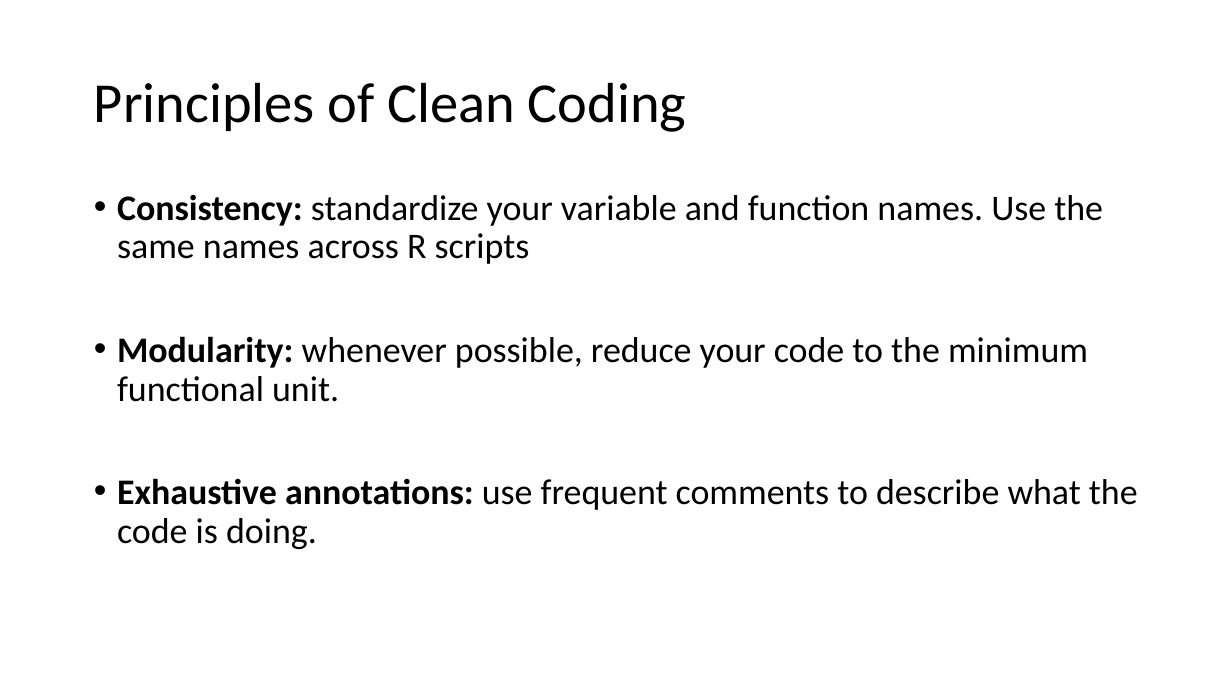
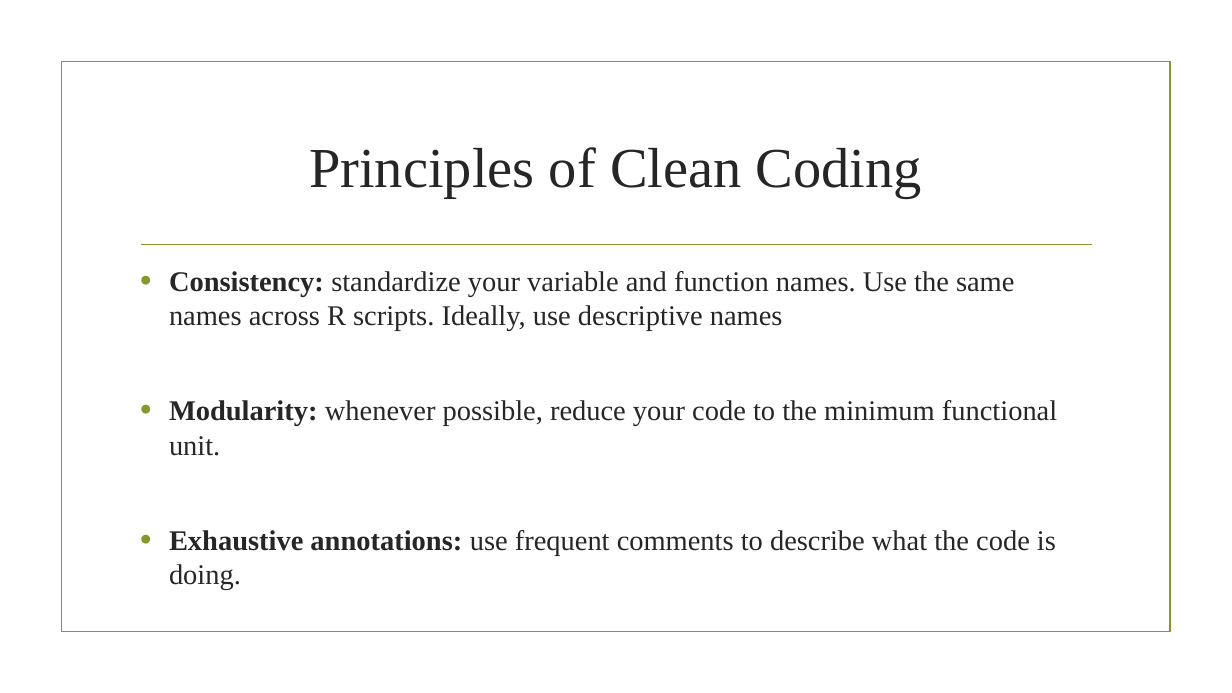
Before and after one commit to jstinzi/R-UNM-Biology-Workshop, a slide deck: slide 6 of Beginner Workshop/Introductory Concepts in R.pptx. Drawn at 1232x693 pixels with LibreOffice and Linux fonts; fonts in the diff are those of the drawing; background and template pictures are left out. Boxes give left, top, right and bottom in pixels: in the first picture for what was removed or moved away, otherwise in the second. Text is boxed around its words. In the diff, an @@ line names an element or a change of style, - is before the commit and + after.

```diff
--- a/Beginner Workshop/Introductory Concepts in R.pptx
+++ b/Beginner Workshop/Introductory Concepts in R.pptx
@@ rectangle added at (x1=61, y1=62, x2=1170, y2=632), outline #83992A 1.25 pt @@
@@ title "Principles of Clean Coding" moved from (x1=94, y1=82, x2=687, y2=132) to (x1=309, y1=147, x2=922, y2=198) @@
@@ title "Principles of Clean Coding" at (x1=309, y1=147, x2=922, y2=198): font Calibri to Times New Roman, text colour #000000 to #262626; alignment left to centre; line spacing 0.9 to 1 @@
@@ text "Consistency: standardize your variable and ..." moved from (x1=117, y1=195, x2=1138, y2=549) to (x1=169, y1=271, x2=1057, y2=590) @@
@@ line added from (141, 245) to (1092, 245), #83992A 1.25 pt @@
@@ text at (x1=169, y1=271, x2=1014, y2=331): text changed; size 28 to 22.2 pt; font Calibri to Times New Roman; text colour #000000 to #262626 @@
-• Consistency: standardize your variable and function names. Use the same names across R scripts
+• Consistency: standardize your variable and function names. Use the same names across R scripts. Ideally, use descriptive names
@@ text at (x1=169, y1=400, x2=1057, y2=590): size 28 to 22.2 pt, font Calibri to Times New Roman, text colour #000000 to #262626 in "Modularity: whenever possible, reduce your code to ...", "Exhaustive annotations: use frequent comments to describe ..."; indent changed; line spacing 0.9 to 1 @@
```
Also in this commit, not shown: 8 other slides changed, 1 slide added, 1 slide removed, 2 other files.
